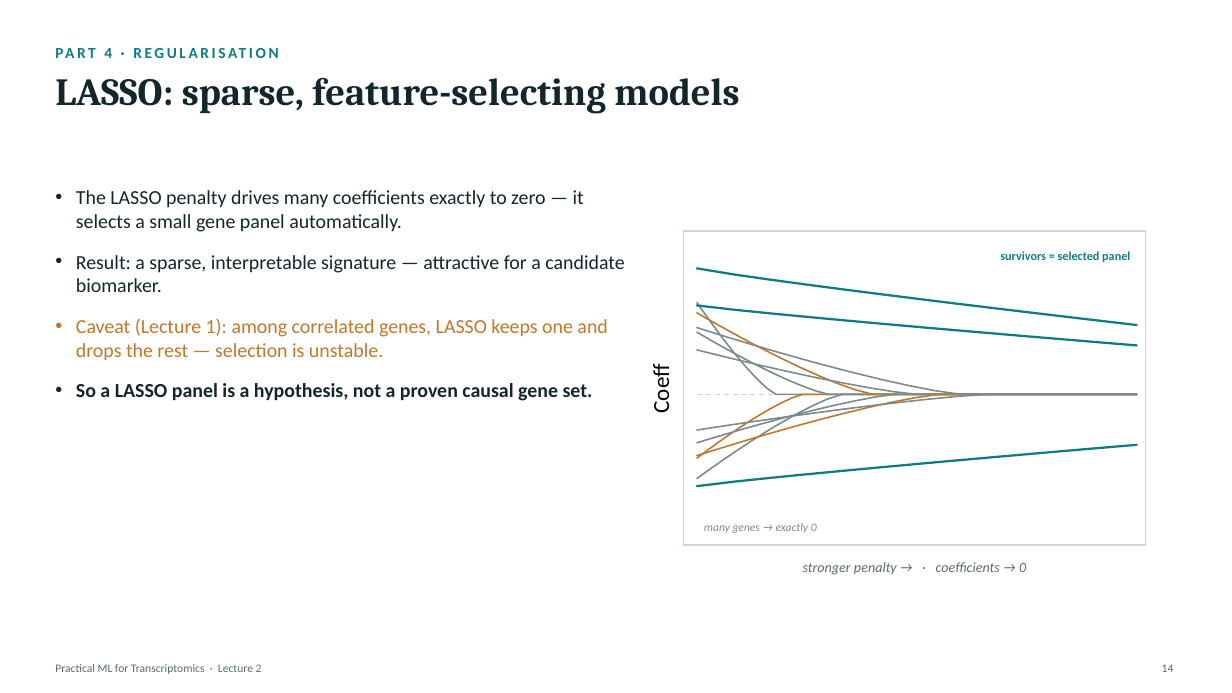
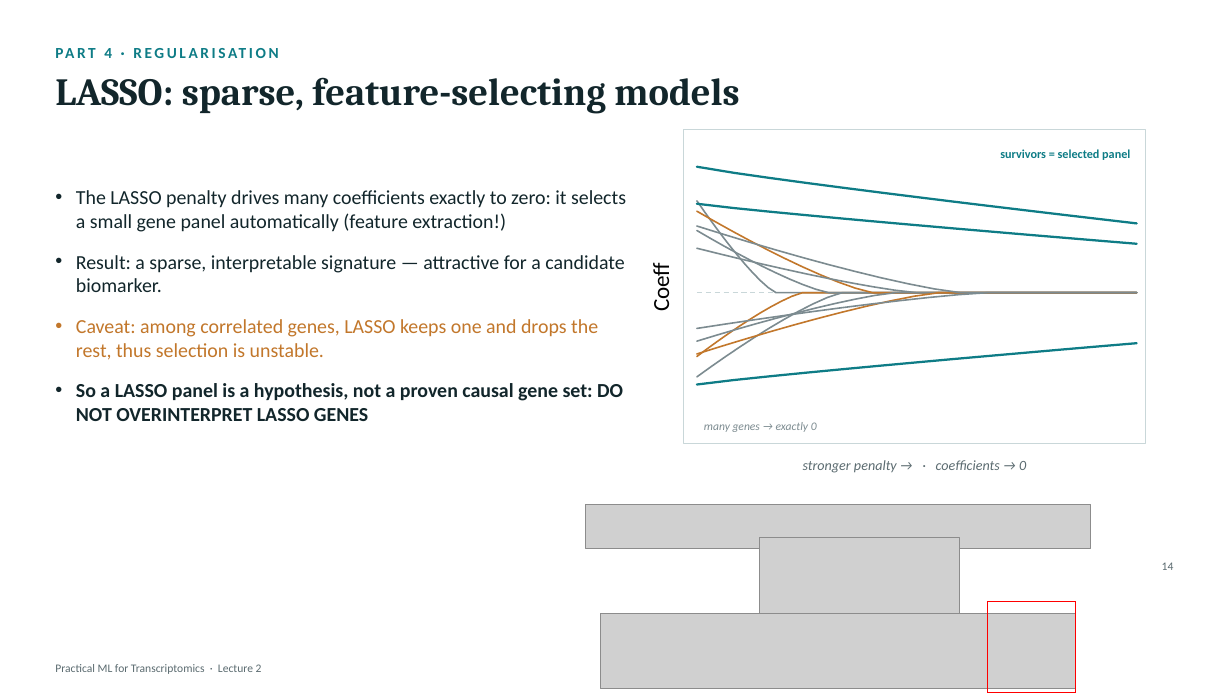
Before and after one commit to zhanyinx/ml26, a slide deck: slide 14 of lessons/lesson02_baseline_model/theory/slides/Lecture2 - Building the First Predictive Model.pptx. Drawn at 1232x693 pixels with LibreOffice and Linux fonts; fonts in the diff are those of the drawing; grey boxes stand for pictures. Boxes give left, top, right and bottom in pixels: in the first picture for what was removed or moved away, otherwise in the second. Text is boxed around its words. In the diff, an @@ line names an element or a change of style, - is before the commit and + after.

```diff
--- a/lessons/lesson02_baseline_model/theory/slides/Lecture2 - Building the First Predictive Model.pptx
+++ b/lessons/lesson02_baseline_model/theory/slides/Lecture2 - Building the First Predictive Model.pptx
@@ text at <box>76,190,626,232</box>: text changed @@
-• The LASSO penalty drives many coefficients exactly to zero — it selects a small gene panel automatically.
+• The LASSO penalty drives many coefficients exactly to zero: it selects a small gene panel automatically (feature extraction!)
@@ 13 freeform shapes, 5 texts, 1 rectangle, 1 line: place and size @@
-13 freeform shapes, 5 texts, 1 rectangle, 1 line at <box>647,231,1174,672</box>
+13 freeform shapes, 5 texts, 1 rectangle, 1 line at <box>647,129,1174,570</box>
@@ text at <box>76,319,623,421</box>: text changed @@
-• Caveat (Lecture 1): among correlated genes, LASSO keeps one and drops the rest — selection is unstable.
-• So a LASSO panel is a hypothesis, not a proven causal gene set.
+• Caveat: among correlated genes, LASSO keeps one and drops the rest, thus selection is unstable.
+• So a LASSO panel is a hypothesis, not a proven causal gene set: DO NOT OVERINTERPRET LASSO GENES
@@ picture added at <box>585,505,1091,549</box> @@
@@ picture added at <box>760,538,960,626</box> @@
@@ picture added at <box>601,614,1076,689</box> @@
@@ rectangle added at <box>988,602,1076,693</box>, outline #FF0000 1 pt @@
```
Also in this commit, not shown: 20 other slides changed.
